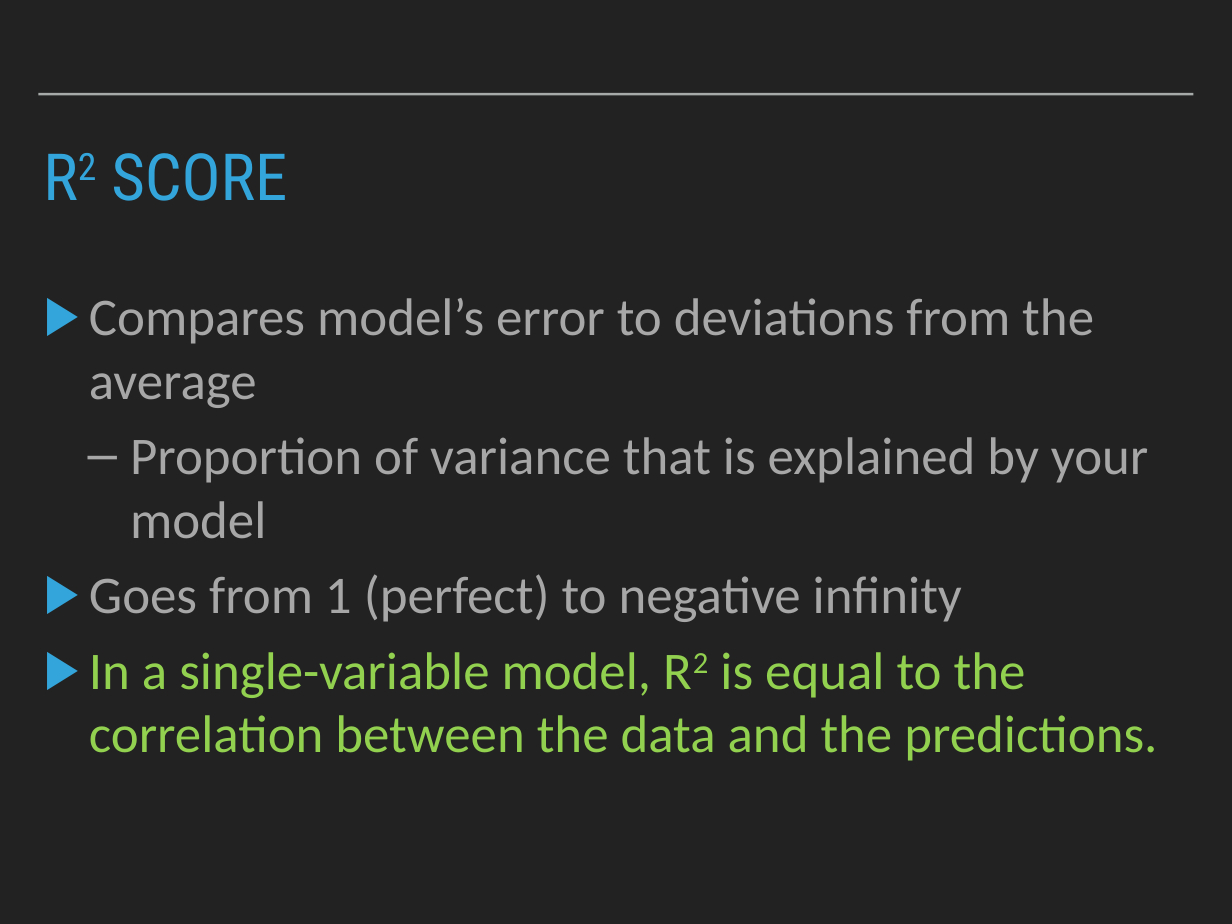
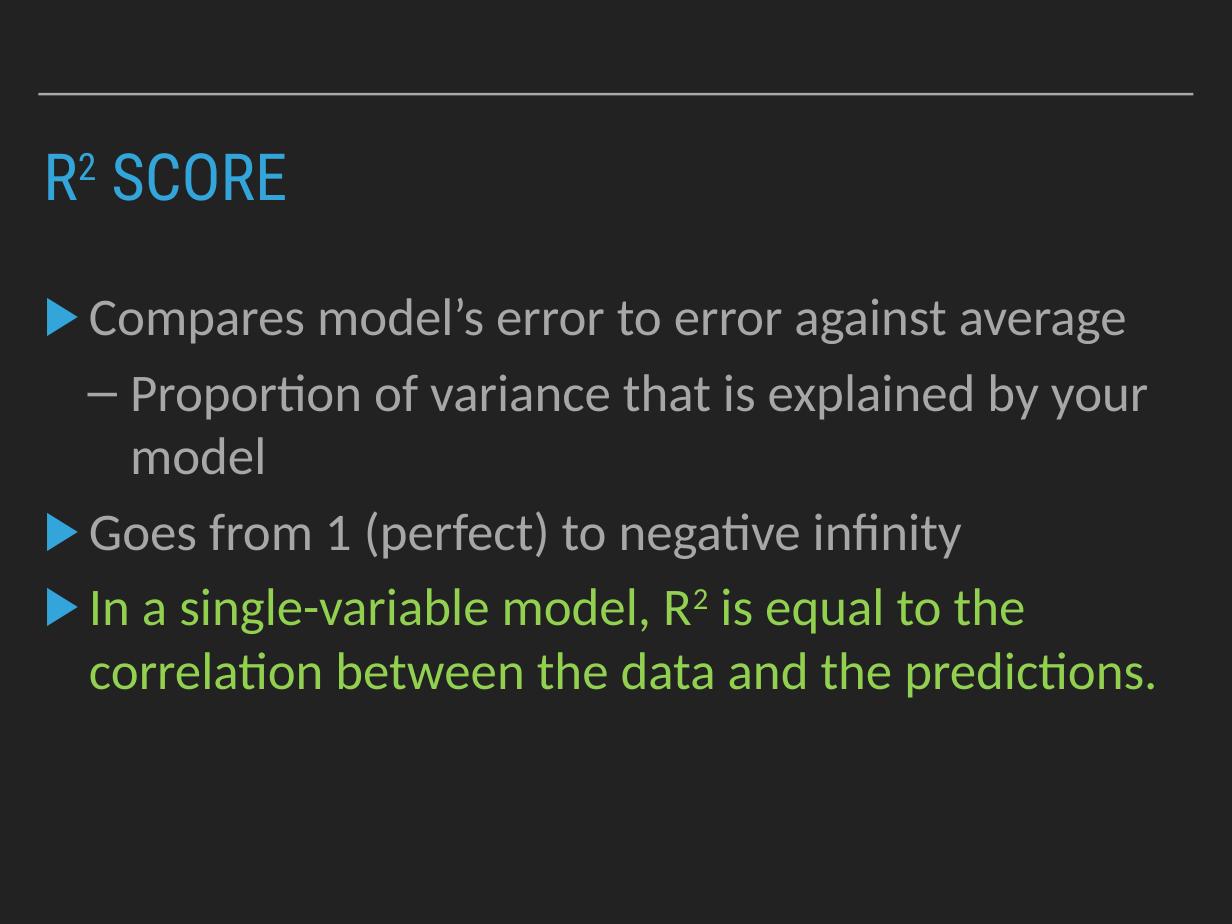
Before and after one commit to patricks1/python-for-data-science, a slide deck: slide 26 of Session09/Session9_Slides.pptx. Drawn at 1232x924 pixels with LibreOffice and Linux fonts; fonts in the diff are those of the drawing. Boxes give left, top, right and bottom in pixels: in the first picture for what was removed or moved away, otherwise in the second. Text is boxed around its words. In the diff, an @@ line names an element or a change of style, - is before the commit and + after.

```diff
--- a/Session09/Session9_Slides.pptx
+++ b/Session09/Session9_Slides.pptx
@@ text at [89,298,1127,344]: text changed @@
-▶ Compares model’s error to deviations from the average
+▶ Compares model’s error to error against average
```
Also in this commit, not shown: 8 other slides changed, 2 other files.
